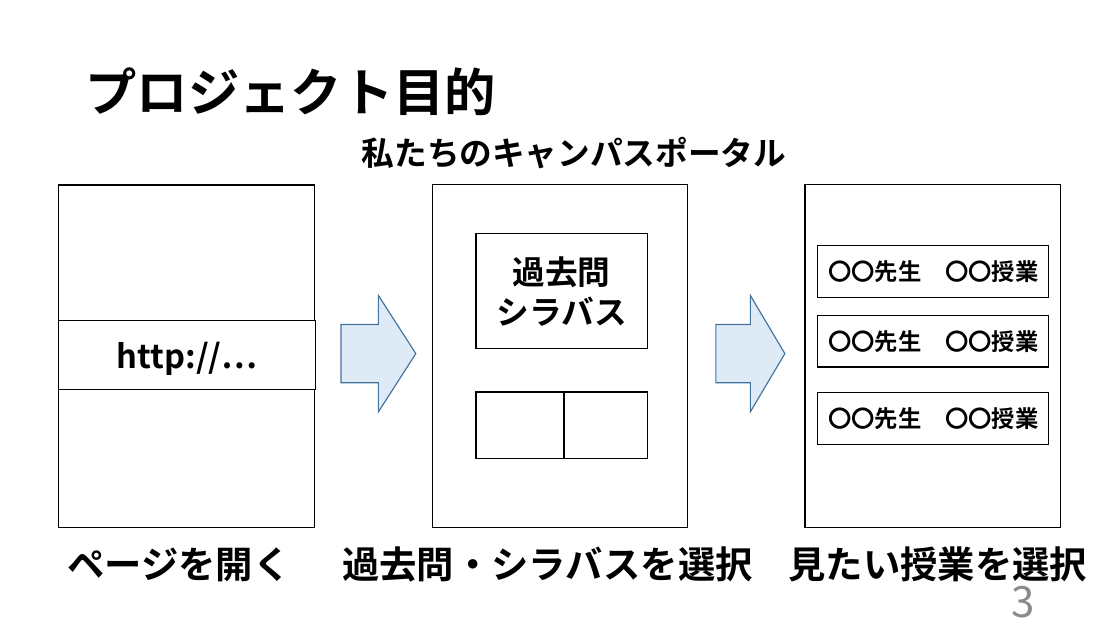
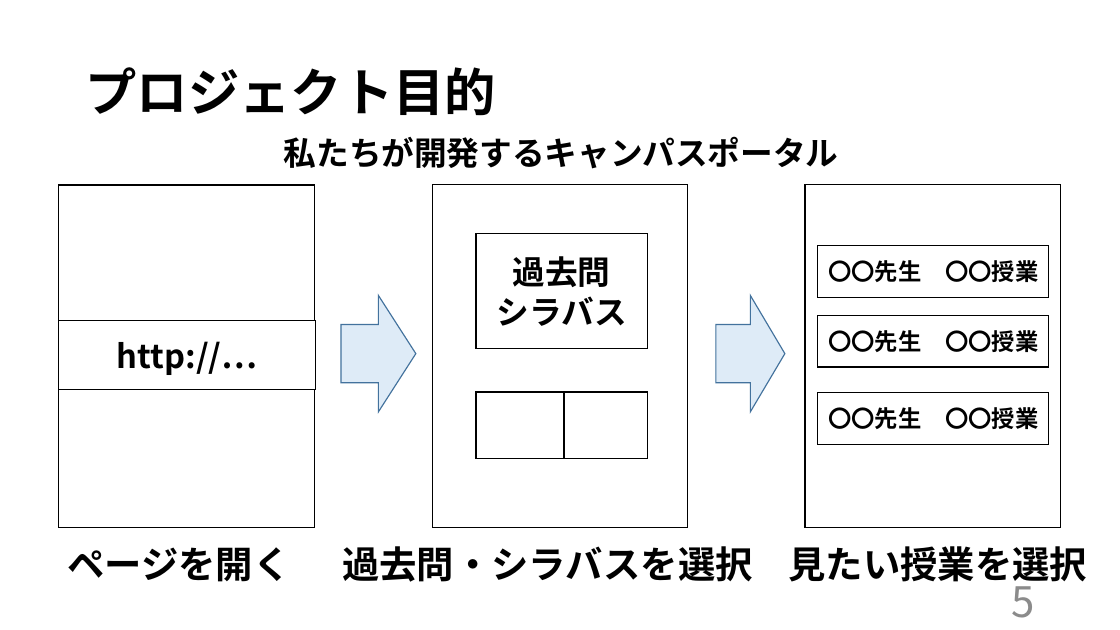
Before and after one commit to kazukiyoshida96/PM-, a slide deck: slide 6 of ＰＭ学科専用2.pptx. Drawn at 1120x630 pixels with LibreOffice and Linux fonts; fonts in the diff are those of the drawing. Boxes give left, top, right and bottom in pixels: in the first picture for what was removed or moved away, otherwise in the second. Text is boxed around its words. In the diff, an @@ line names an element or a change of style, - is before the commit and + after.

```diff
--- a/ＰＭ学科専用2.pptx
+++ b/ＰＭ学科専用2.pptx
@@ text at (x1=284, y1=136, x2=839, y2=169): text changed @@
-私たちのキャンパスポータル
+私たちが開発するキャンパスポータル
@@ text at (x1=1011, y1=575, x2=1034, y2=618): text changed @@
-3
+5
```
Also in this commit, not shown: 11 other slides changed, 1 slide added.
